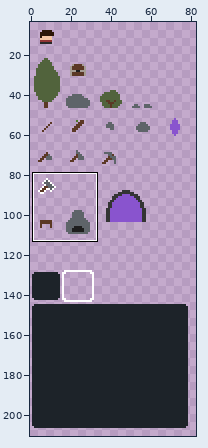
Sprite sheet -- public/textures/atlas.png. The first picture is a wide view before the edit; the outline marks the close-up.
Close-up. Earlier state:
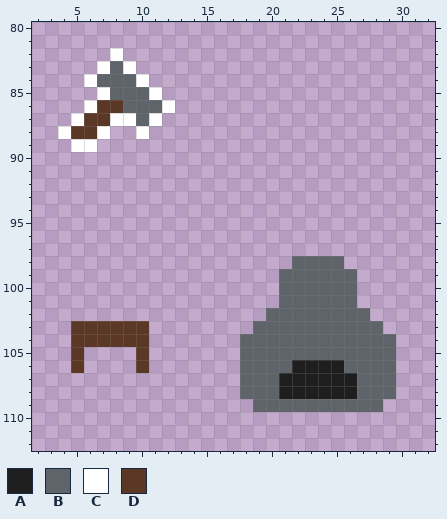
The file is 256x256 pixels. Colours within 5 levels of each other are drawn and written as one. Shown: x 2..32, y 80..112. The wide view leaves out empty margins. The commit also changed other parts of the picture, which this record leaves out.
Palette (. is transparent): A #1e1e1e  B #5e6469  C #ffffff  D #5b3825
Now the later version:
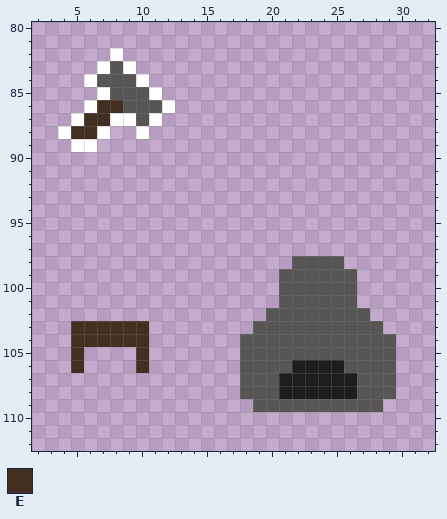
Colours new in this view: E #432f21
What changed:
colour B: #5e6469 -> #575655
y 86: x 7..8 DD -> EE
y 87: x 6..7 DD -> EE
y 88: x 5..6 DD -> EE
y 103..104: x 5..10 DDDDDD -> EEEEEE
y 105..106: x 5 D -> E; x 10 D -> E
Changed places in both close-ups, as pixel boxes (x1, y1, x2, y2):
changed: (71, 61, 162, 139)
changed: (240, 256, 396, 412)
changed: (71, 321, 149, 373)
